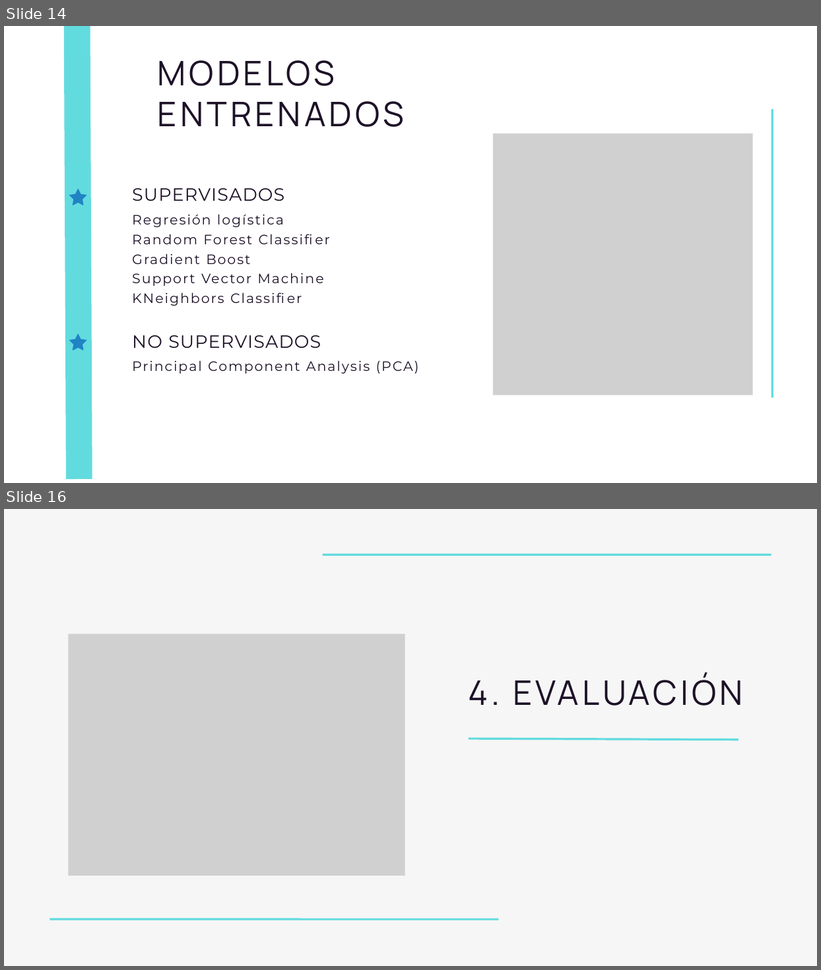
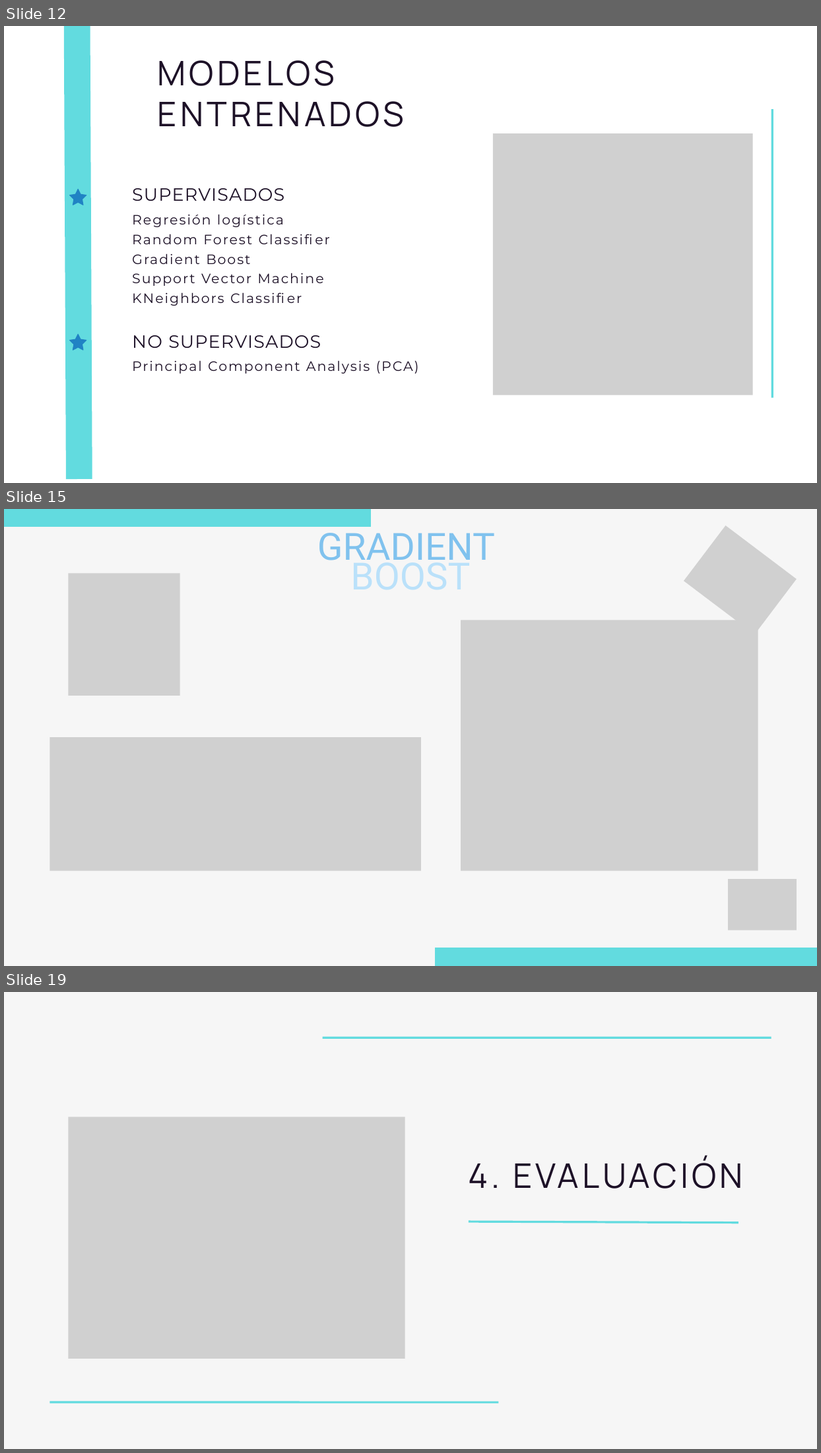
Before and after one commit to Vihelmet/Analisis_calidad_vino_blanco_ML, a slide deck: docs/Presentación técnica_VSS.pptx. Shown one above the other, each under a label of ours: slides 14 and 16 before the commit, slides 12, 15 and 19 after it; the slides between them are not shown. The pictures are 821x970 and 821x1453 pixels, drawn with LibreOffice and Linux fonts; fonts in the diff are those of the drawing; grey boxes stand for pictures. Boxes give left, top, right and bottom in pixels: in the first picture for what was removed or moved away, otherwise in the second. Text is boxed around its words. In the diff, an @@ line names an element or a change of style, - is before the commit and + after.

```diff
--- a/docs/Presentación técnica_VSS.pptx
+++ b/docs/Presentación técnica_VSS.pptx
@@ slide 15 added at [4, 509, 817, 966], background #F6F6F6 @@
@@ freeform shape added at [4, 509, 371, 527], fill #62DBDF @@
@@ text added at [318, 525, 495, 590], 66.4 pt, text #80C2EE @@
+GRADIENT
+BOOST
@@ picture added at [684, 525, 797, 634] @@
@@ picture added at [68, 573, 180, 696] @@
@@ picture added at [461, 620, 758, 871] @@
@@ picture added at [50, 737, 420, 871] @@
@@ picture added at [728, 879, 797, 931] @@
@@ freeform shape added at [434, 948, 817, 966], fill #62DBDF @@
@@ what was slide 14 is now slide 12 @@
@@ what was slide 16 is now slide 19 @@
```
Also in this commit, not shown: 1 slide changed, 5 other slides added, 2 slides removed, 1 other file.
